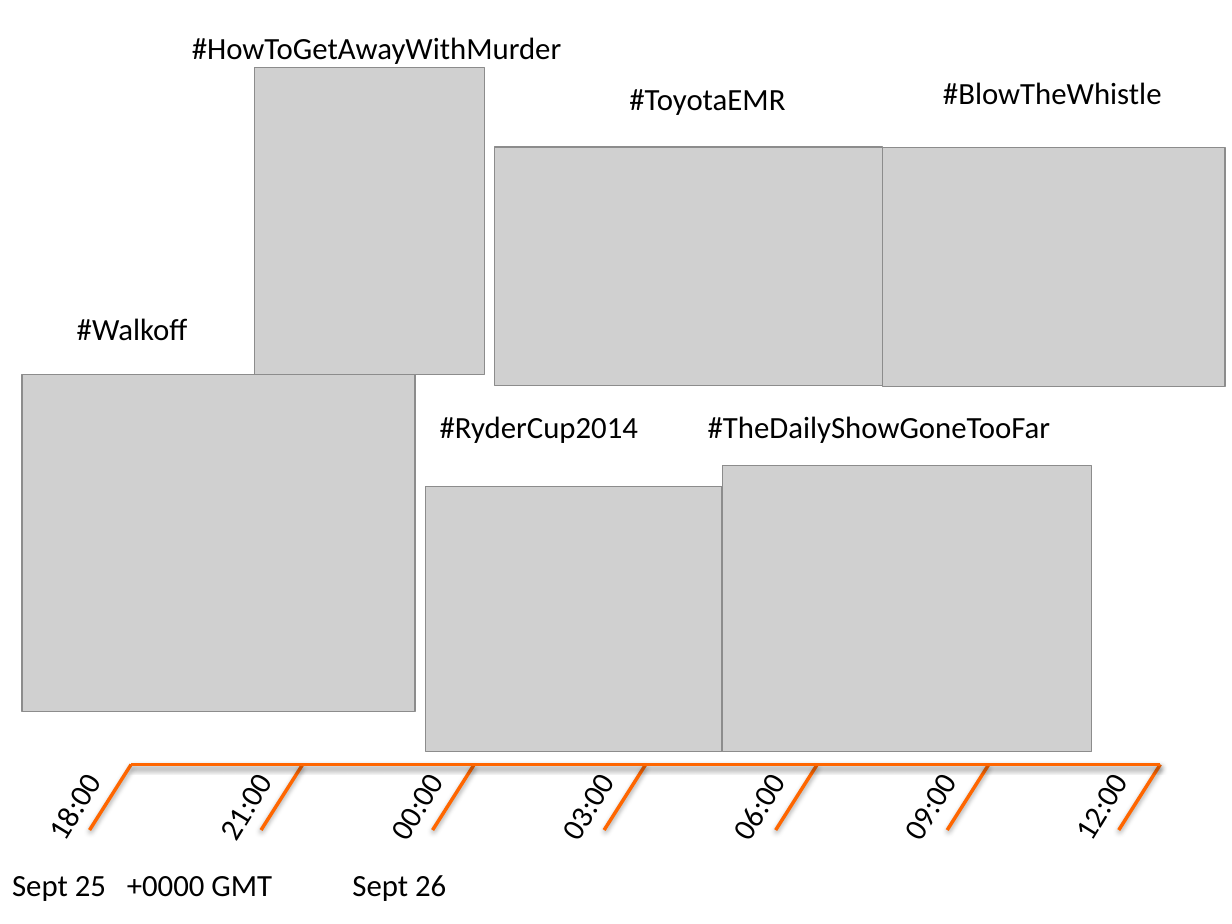
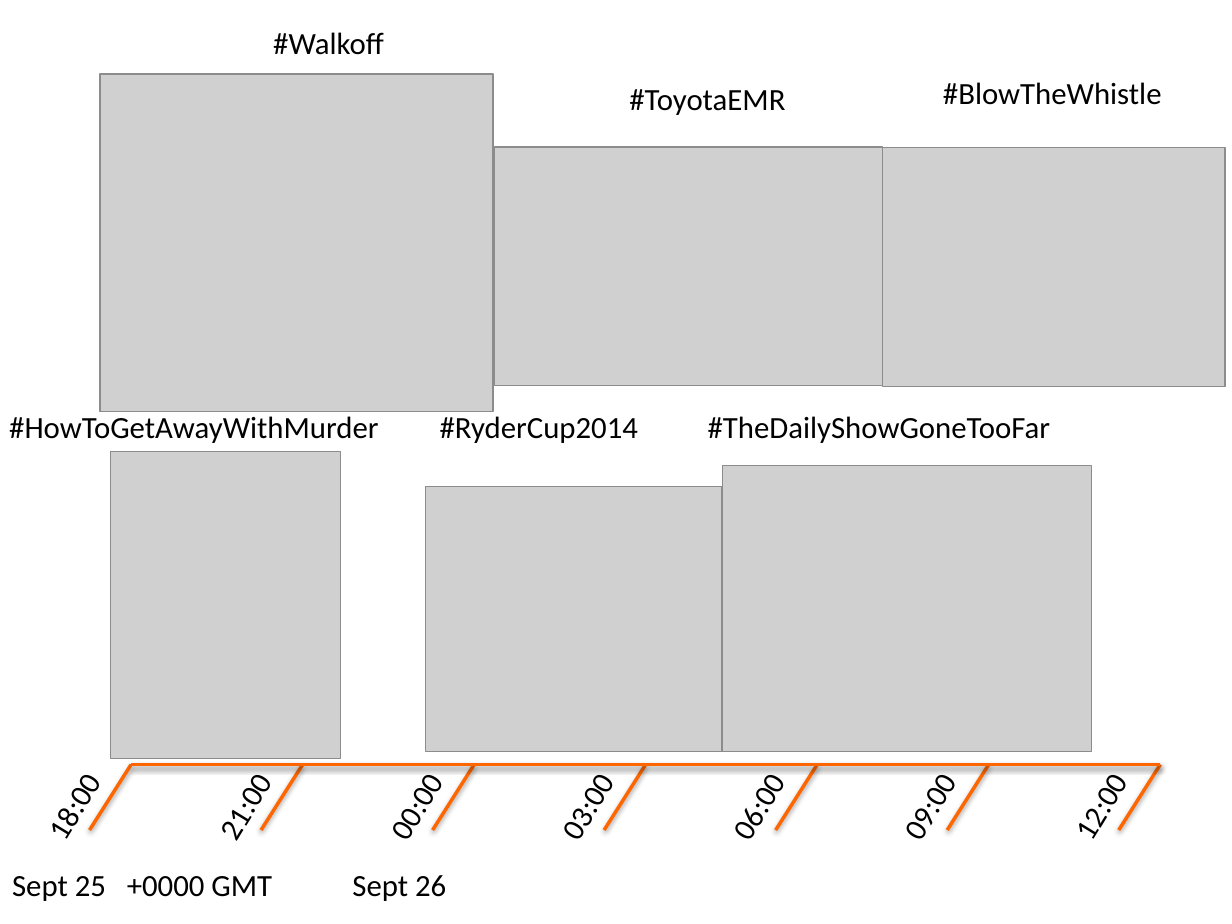
Before and after one commit to kiranvodrahalli/cos521, a slide deck: slide 18 of Presentation.pptx (slide 15 before the commit). Drawn at 1232x924 pixels with LibreOffice and Linux fonts; fonts in the diff are those of the drawing; grey boxes stand for pictures. Boxes give left, top, right and bottom in pixels: in the first picture for what was removed or moved away, otherwise in the second. Text is boxed around its words. In the diff, an @@ line names an element or a change of style, - is before the commit and + after.

```diff
--- a/Presentation.pptx
+++ b/Presentation.pptx
@@ text "#Walkoff": place and size @@
-text "#Walkoff" at (77, 318, 188, 341)
+text "#Walkoff" at (273, 32, 384, 55)
@@ picture: place and size @@
-picture at (22, 375, 415, 712)
+picture at (100, 74, 493, 411)
@@ text "#HowToGetAwayWithMurder": place and size @@
-text "#HowToGetAwayWithMurder" at (192, 37, 561, 64)
+text "#HowToGetAwayWithMurder" at (9, 416, 378, 443)
@@ picture: place and size @@
-picture at (255, 68, 485, 375)
+picture at (111, 452, 341, 759)
```
Also in this commit, not shown: 2 other slides changed, 8 slides added, 3 slides removed, 1 other file.
